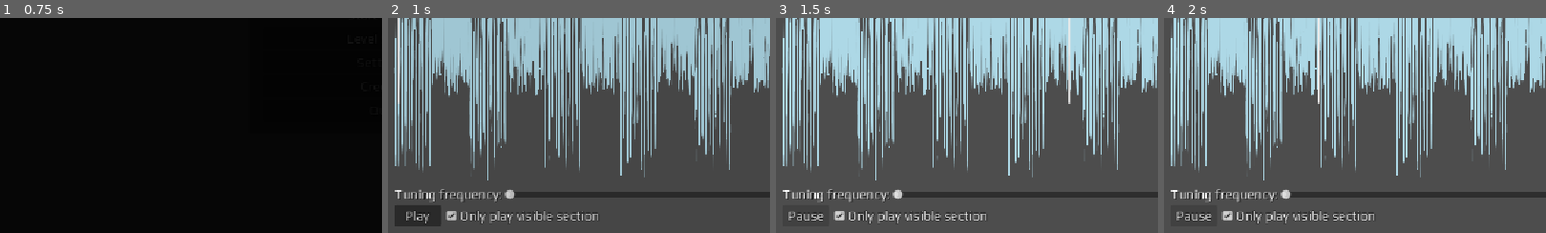
Above: before the commit, frames 1-4 (left to right).
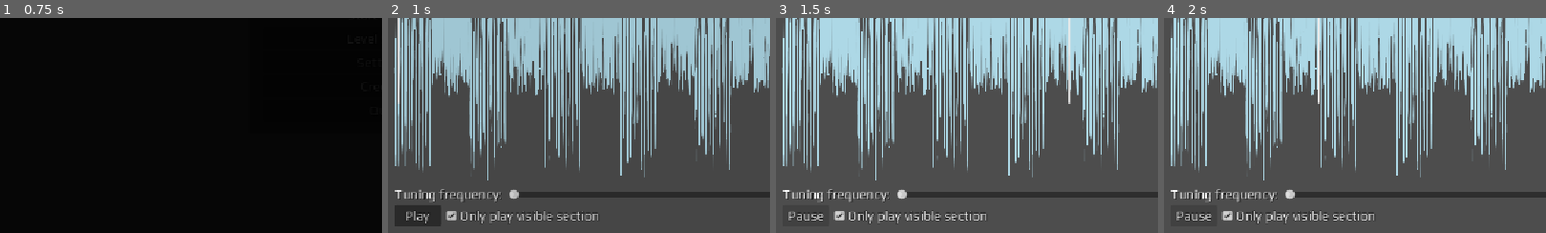
Above: after the commit, the same moments.

Repository: mgiuca/message-game
Game: Godot game, scene res://scenes/main.tscn
Two runs of this game, one before a commit and one after it. Both use one fixed random seed, a clock stepped at 60 frames per second and the inputs below.
Inputs:
- Up to frame 1 (0.75 s): click "Start Game" at 0.5 s
- Up to frame 2 (1 s): no input
- Up to frame 3 (1.5 s): click "Play" at 1.25 s
- Up to frame 4 (2 s): no input
The pictures show only the part of the screen within x 0-50%, y 50-100%; the shares and areas given below are measured in that part.

Frame 1 is identical in both runs. In frame 2, 0.1% of the frame differs, in the area x 30-35%, y 79-85%; in frame 3, 0.1%; in frame 4, 0.1%.

Commit message:
RadioTuner: Show the filter frequency.
Also fixed it not updating properly.

Diff:
--- a/scenes/levels/radio_tuner.gd
+++ b/scenes/levels/radio_tuner.gd
@@ -25,9 +25,11 @@
 @onready var audio_stream : AudioStreamSynchronized = audio_stream_player.stream
 
 @onready var playhead : VLine = %Waveform/PlayHead
+@onready var lbl_filter_freq : Label = %LblFilterFreq
 
 var filter_frequency : float = 50:
   set(value):
+    filter_frequency = value
     update_filter_frequency()
 
 # Called when the node enters the scene tree for the first time.
--- a/scenes/levels/radio_tuner.tscn
+++ b/scenes/levels/radio_tuner.tscn
@@ -53,8 +53,10 @@
 
 [node name="HbxTuning" type="HBoxContainer" parent="MarginContainer/VBoxContainer" index="2" unique_id=1566157631]
 layout_mode = 2
+theme_override_constants/separation = 10
 
-[node name="Label" type="Label" parent="MarginContainer/VBoxContainer/HbxTuning" index="0" unique_id=261726534]
+[node name="LblFilterFreq" type="Label" parent="MarginContainer/VBoxContainer/HbxTuning" index="0" unique_id=261726534]
+unique_name_in_owner = true
 layout_mode = 2
 text = "Tuning frequency:"
 
